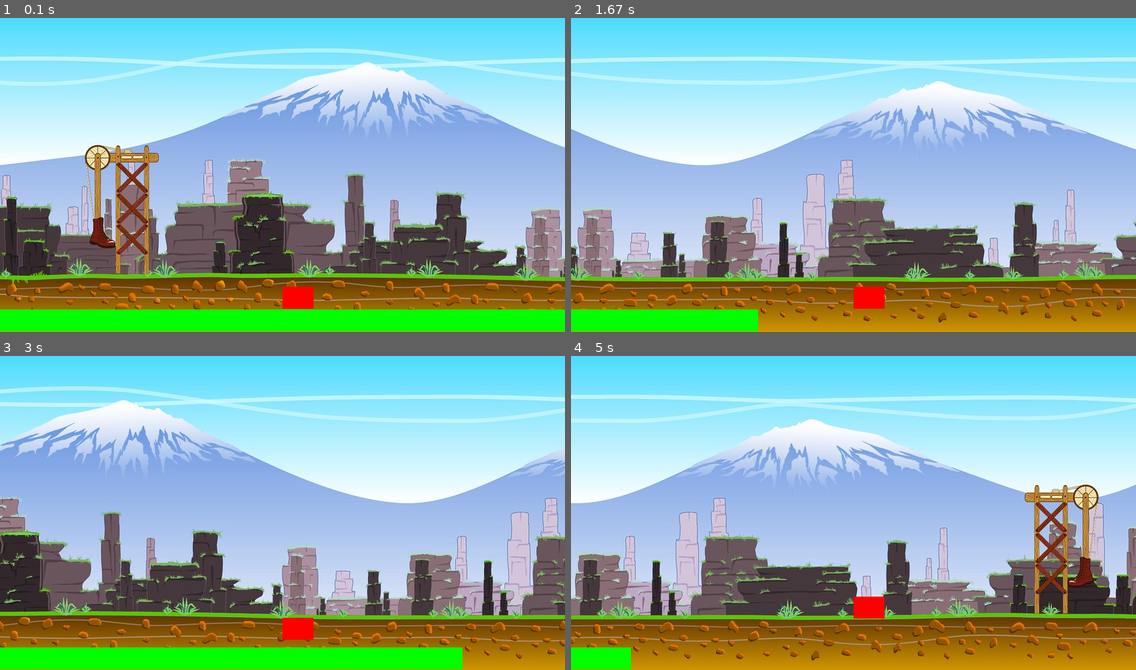
Above: before the commit, frames 1-4 (two rows, left to right).
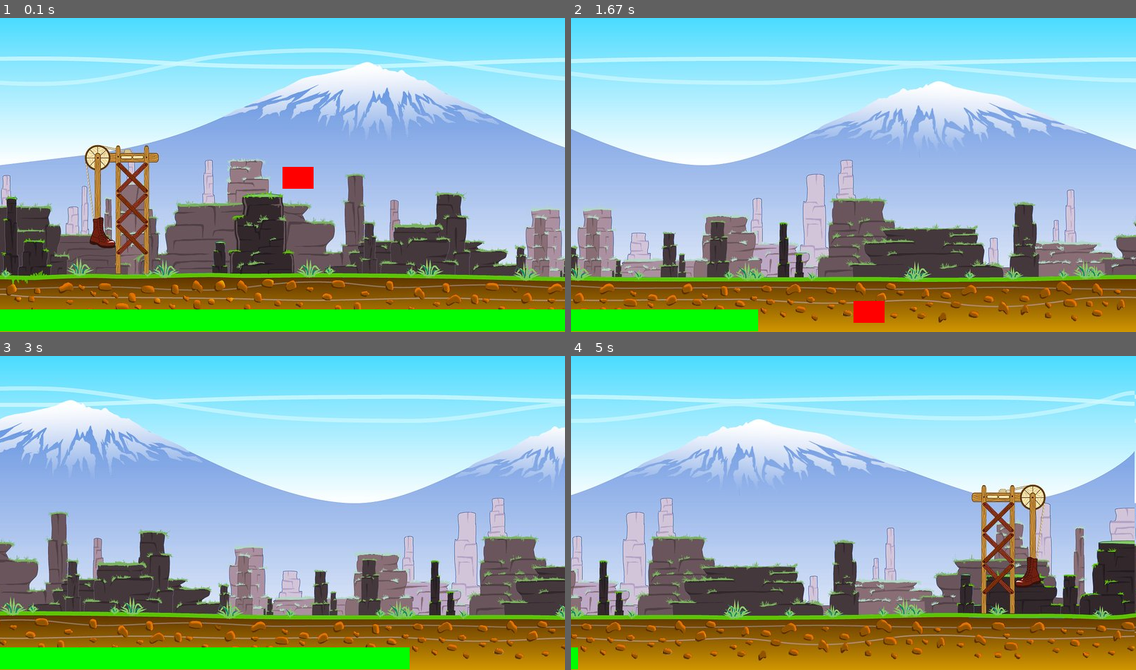
Above: after the commit, the same moments.

Repository: BrianCarducci/pygame-fun
Game: pygame game, started from main.py
Two runs of this game, one before a commit and one after it. Both use one fixed random seed, a clock stepped at 60 frames per second and the inputs below.
Inputs:
- Up to frame 1 (0.1 s): no input
- Up to frame 2 (1.67 s): hold Space 0.33-0.8 s; hold Right 0.33-0.8 s; hold Right 0.83-1.3 s; tap Space at 0.9, 1.2, 1.4 s; hold Right from 1.33 s (still down)
- Up to frame 3 (3 s): tap Space at 1.7, 1.9, 2.2, 2.47, 2.77, 2.9 s; release Right at 1.8 s; hold Left 1.83-2.37 s; hold Left 2.4-2.8 s; hold Right from 2.83 s (still down)
- Up to frame 4 (5 s): tap Space at 3.2, 3.57, 3.87, 4.07, 4.37, 4.57, 4.87 s; release Right at 3.47 s; hold Left 3.5-3.97 s; hold Right 4-4.47 s; hold Right 4.5-4.97 s

The runs differ from the first frame. In frame 1, 0.8% of the frame differs, in the area x 50-56%, y 47-93%; in frame 2, 0.5%; in frame 3, 34%; in frame 4, 36%, in the area x 0-100%, y 11-100%.

Commit message:
working on player falling

Diff:
--- a/entities/player.py
+++ b/entities/player.py
@@ -18,11 +18,13 @@
         super().__init__(hitbox, vel, sprite)
 
     def check_player_actions(self, entities, keys, game_state, screen_width, background_x, background_x2):
-        print(self.hitbox.bottom)
         if game_state != State.PAUSED:
             self.check_player_collisions(entities)
-            # Probs check here for collision with enemies and stuff
-                ###
+
+            # Check if falling
+            if not self.is_jumping and {"collision_side": "bottom", "colliding_entity": Platform} not in self.collisions:
+                self.hitbox.y += 10
+
             if keys[pygame.K_LEFT] or keys[pygame.K_a]:
                 if {"collision_side": "left", "colliding_entity": Platform} not in self.collisions:
                     if self.stage_location > self.hitbox.x:
@@ -31,6 +33,7 @@
                         self.stage_location -= self.vel
                         background_x += self.vel
                         background_x2 += self.vel
+
             if keys[pygame.K_RIGHT] or keys[pygame.K_d]:
                 if {"collision_side": "right", "colliding_entity": Platform} not in self.collisions:
                     for entity in entities:
@@ -38,6 +41,7 @@
                     self.stage_location += self.vel
                     background_x -= self.vel
                     background_x2 -= self.vel
+
             if not self.is_jumping:
                 if keys[pygame.K_SPACE]:
                     self.is_jumping = True
@@ -52,6 +56,7 @@
                 else:
                     self.is_jumping = False
                     self.jump_count = 10
+
         return background_x, background_x2
 
 
@@ -60,16 +65,15 @@
         for entity in entities:
             if self.hitbox.colliderect(entity.hitbox):
                 if self.hitbox.bottom <= entity.hitbox.top + 10:
-                     self.collision_side = "bottom"
+                    print("bottom collide")
+                    self.collision_side = "bottom"
                 elif self.hitbox.right > entity.hitbox.right:
                     self.collision_side = "left"
                 elif self.hitbox.left - self.vel < entity.hitbox.left:
                     self.collision_side = "right"
-                if isinstance(entity, Platform):
-                    self.colliding_entity = Platform
                 self.collisions.append(
                     {
                         "collision_side": self.collision_side,
-                        "colliding_entity": self.colliding_entity
+                        "colliding_entity": type(entity)
                     }
                 )
--- a/setup.py
+++ b/setup.py
@@ -23,6 +23,7 @@
     # set up environment
     # floor = Platform(700, y, width, height, 0, (0, 255, 0), 1200)
     floor_1 = Platform(pygame.Rect(0, floor_y, 1000, height), 0, (0, 255, 0), 700)
+    ledge = Platform(pygame.Rect(700, floor_y - height, 200, height), 0, (0, 0, 255), 700)
 
     # set up NPCs
 
@@ -31,6 +32,6 @@
 
     #set up player
     # player = Player(window_width//2, y, width, height, vel, (255, 0, 0), entities, window_width//2, False, 10)
-    player = Player(pygame.Rect(window_width//2, floor_y - height, width, height), vel, (255, 0, 0), window_width//2, False, 10)
+    player = Player(pygame.Rect(window_width//2, floor_y - height - 200, width, height), vel, (255, 0, 0), window_width//2, False, 10)
 
     return game_state, font, bg, player, entities
